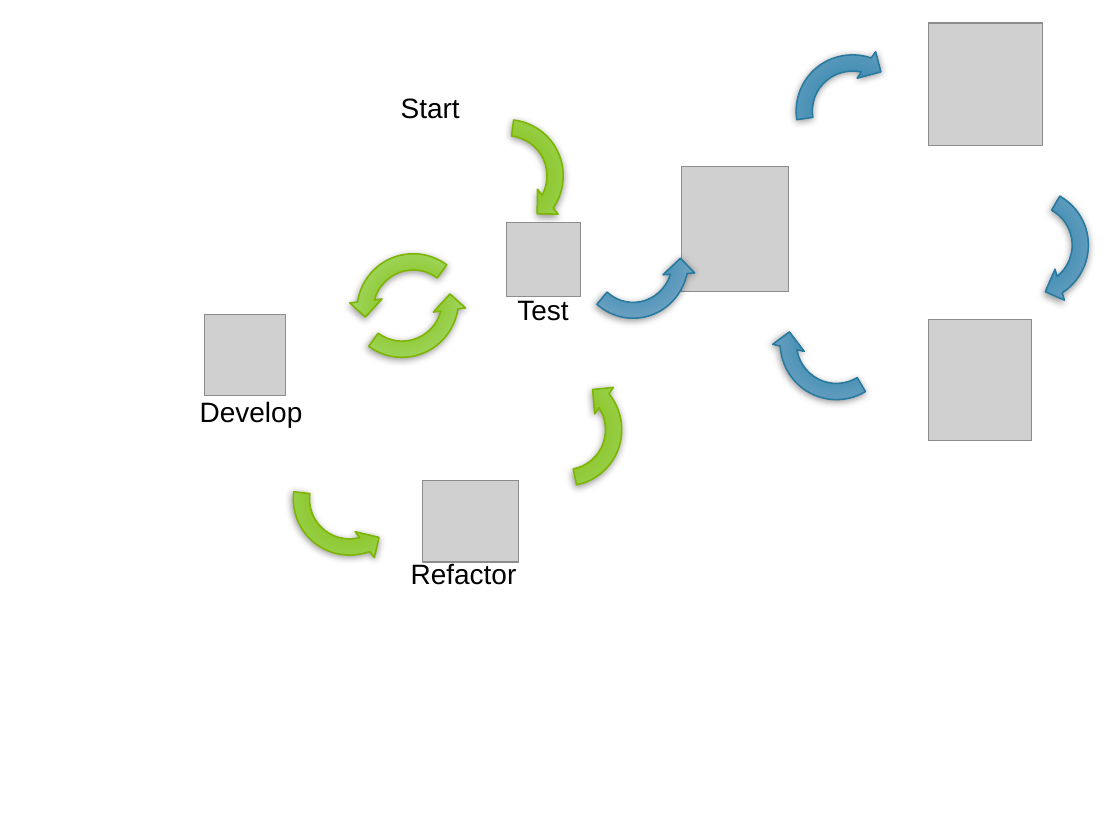
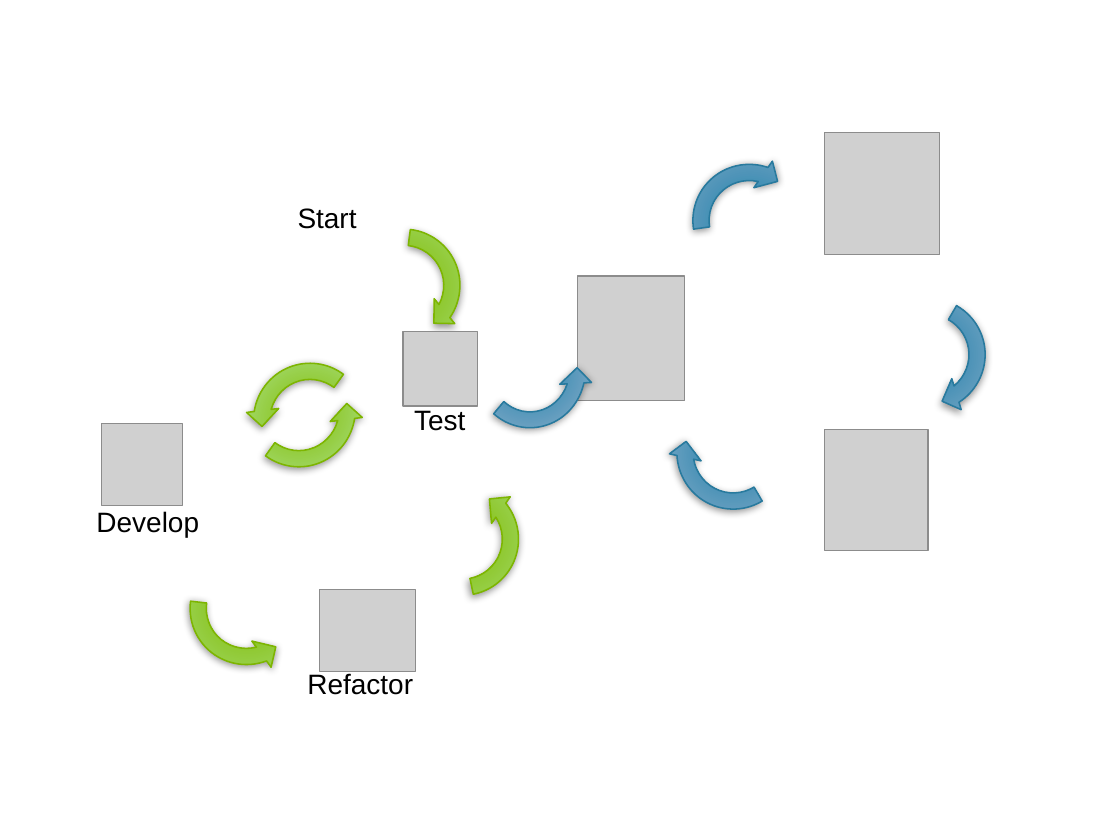
Before and after one commit to soumyaray/tech_refresh, a slide deck: slide 3 of presentations/IT Refresh - Overview.pptx. Drawn at 1120x840 pixels with LibreOffice and Linux fonts; fonts in the diff are those of the drawing; grey boxes stand for pictures; background and template pictures are left out. Boxes give left, top, right and bottom in pixels: in the first picture for what was removed or moved away, otherwise in the second. Text is boxed around its words. In the diff, an @@ line names an element or a change of style, - is before the commit and + after.

```diff
--- a/presentations/IT Refresh - Overview.pptx
+++ b/presentations/IT Refresh - Overview.pptx
@@ 9 circular arrows, 6 pictures, 4 texts: place and size @@
-9 circular arrows, 6 pictures, 4 texts at box(200, 21, 1112, 590)
+9 circular arrows, 6 pictures, 4 texts at box(96, 131, 1009, 698)
```
Also in this commit, not shown: 2 other slides changed, 12 other files.
